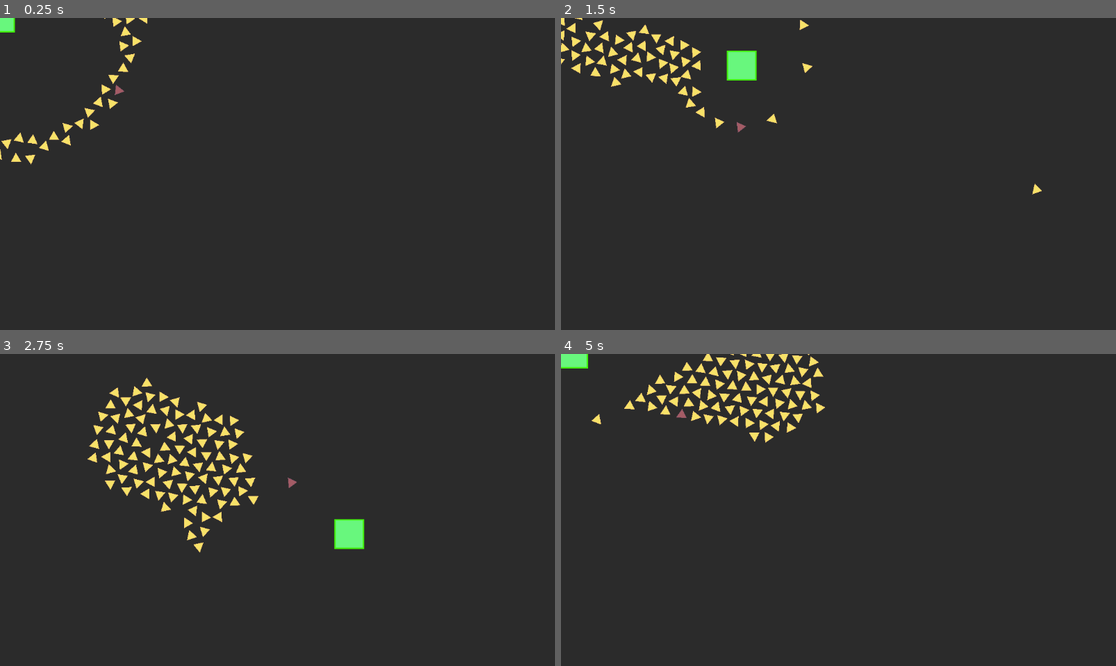
Above: before the commit, frames 1-4 (two rows, left to right).
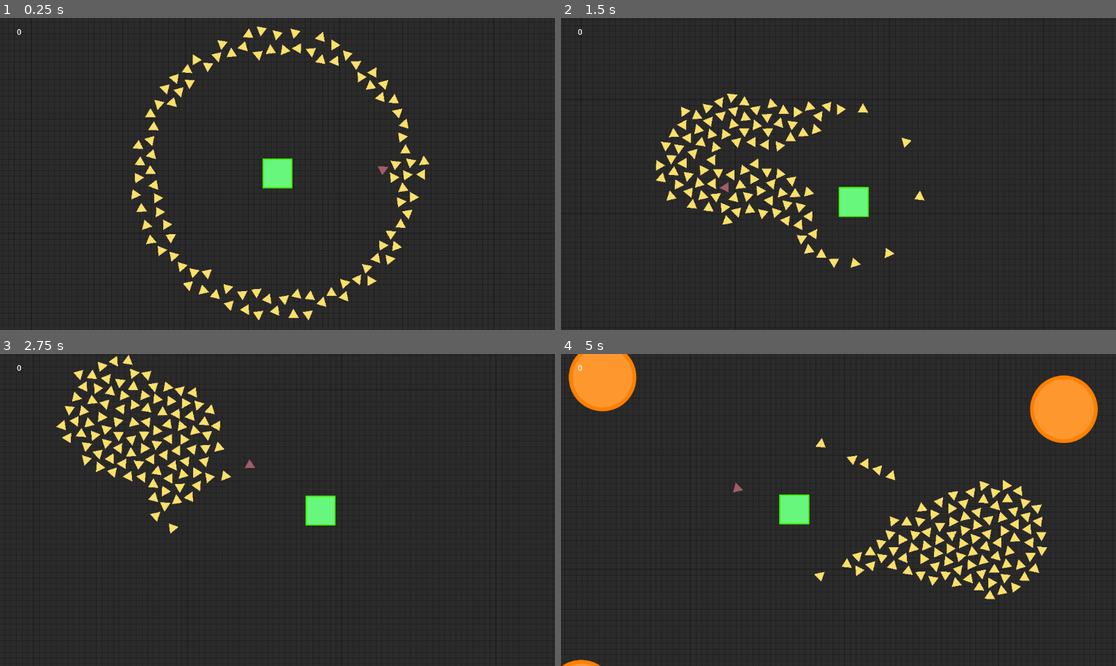
Above: after the commit, the same moments.

Repository: aapolipponen/daydream-game-jam
Game: Godot game, scene res://game/game.tscn
The game is run twice, just before and just after one commit, with the same random seed, the same clock (stepped at 60 frames per second) and the same inputs. Before the commit the project starts from res://Player/player.tscn.
Inputs (mouse positions are in pixels of both pictures, inside the frame that each line leads up to):
- Up to frame 1 (0.25 s): no input
- Up to frame 2 (1.5 s): move the mouse to (960, 158) at 0.52 s; hold D (right) 0.53-1.28 s; click (960, 158) at 0.67 s; move the mouse to (727, 189) at 1.27 s; hold S (down) from 1.28 s (still down)
- Up to frame 3 (2.75 s): move the mouse to (333, 441) at 2.02 s; release S (down) at 2.03 s; hold D (right) from 2.03 s (still down)
- Up to frame 4 (5 s): move the mouse to (810, 572) at 2.77 s; release D (right) at 2.78 s; hold W (up) 2.78-3.53 s; click (810, 572) at 2.92 s; move the mouse to (1005, 556) at 3.52 s; hold A (left) from 3.53 s (still down); move the mouse to (672, 463) at 4.27 s

The runs differ from the first frame. In frame 1, 4.7% of the frame differs, in the area x 0-78%, y 0-97%; in frame 2, 5.9%; in frame 3, 6.3%; in frame 4, 10%, in the area x 0-97%, y 0-100%.

Commit message:
fucking fuckety fuck

Diff:
--- a/game/label.gd
+++ b/game/label.gd
@@ -2,5 +2,5 @@
 
 var textInt: int = 0
 
-func _process(float):
+func _process(_float):
 	text = str(textInt)
--- a/project.godot
+++ b/project.godot
@@ -11,7 +11,7 @@
 [application]
 
 config/name="daydream-game-jam"
-run/main_scene="uid://cdchti6oipqbh"
+run/main_scene="uid://d3pv503xh467v"
 config/features=PackedStringArray("4.5", "Forward Plus")
 config/icon="res://icon.svg"
 
Not shown, added: export_presets.cfg
Not shown, changed: .gitignore
